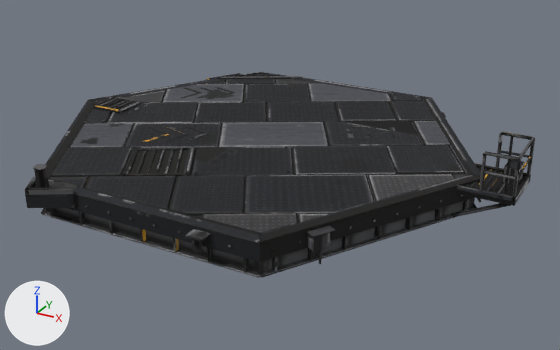
An edit to the glTF model design/campus/nodexeus-set-deck-a.glb, drawn before and after from the same camera.
One viewpoint serves both versions: a 50 mm camera at (9.71, -16.58, 7.23) aimed at (0.89, -0.54, -0.79). Lighting does not change. The marker at lower left points along +X, +Y and +Z. The first picture is the older version. Vertices at exactly the same position are counted once.

Script lines for the objects in view, before the commit:
```python
me_set_deck_a = bpy.data.meshes.new('set-deck-a')
me_set_deck_a.from_pydata(...)  # 3812 vertices, 6380 faces; spans x -5.94..6.84, y -5.74..5.18, z -0.88..1.27
me_set_deck_a.materials.append(mat_nx_set_deck_a_baked)
ob_set_deck_a = bpy.data.objects.new('set-deck-a', me_set_deck_a)
ob_set_deck_a.location = (0.0, 0.0, 0.0)
```
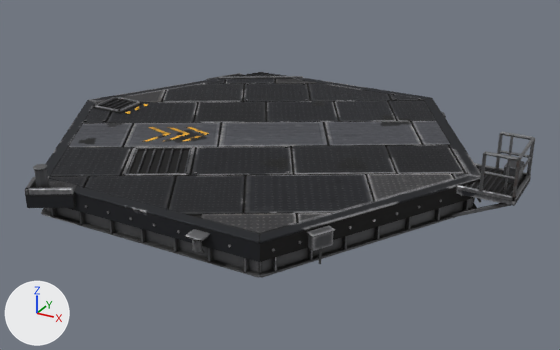
Scene script edits in JSON lines:
```json
{"block": "me_set_deck_a", "where": "# used by ob_set_deck_a; location = (0.0, 0.0, 0.0)"}
{"op": "remove", "block": "me_set_deck_a", "code": "me_set_deck_a.from_pydata(...)  # 3812 vertices, 6380 faces; spans x -5.94..6.84, y -5.74..5.18, z -0.88..1.27"}
{"op": "add", "block": "me_set_deck_a", "code": "me_set_deck_a.from_pydata(...)  # 3732 vertices, 6260 faces; spans x -5.94..6.84, y -5.74..5.18, z -0.88..1.27"}
{"block": "me_set_deck_a", "change": "me_set_deck_a part 1: 10 loose pieces with 80 vertices, spanning x 1.78..3.3, y 0.75..2.13, z 0.0..0.01, are deleted"}
{"block": "me_set_deck_a", "change": "me_set_deck_a part 2: 5519 kept faces spanning x -5.94..6.84, y -5.74..5.18, z -0.88..1.27 get new texture (UV) coordinates"}
```

What differs and where, as boxes [x1, y1, x2, y2] in the pictures (560 x 350 px):
```json
{"part": 1, "of": "me_set_deck_a", "change": "deleted", "before": [345, 125, 398, 140]}
{"part": 2, "of": "me_set_deck_a", "change": "surface changed", "before": [25, 73, 535, 278], "after": [25, 73, 535, 278]}
```
